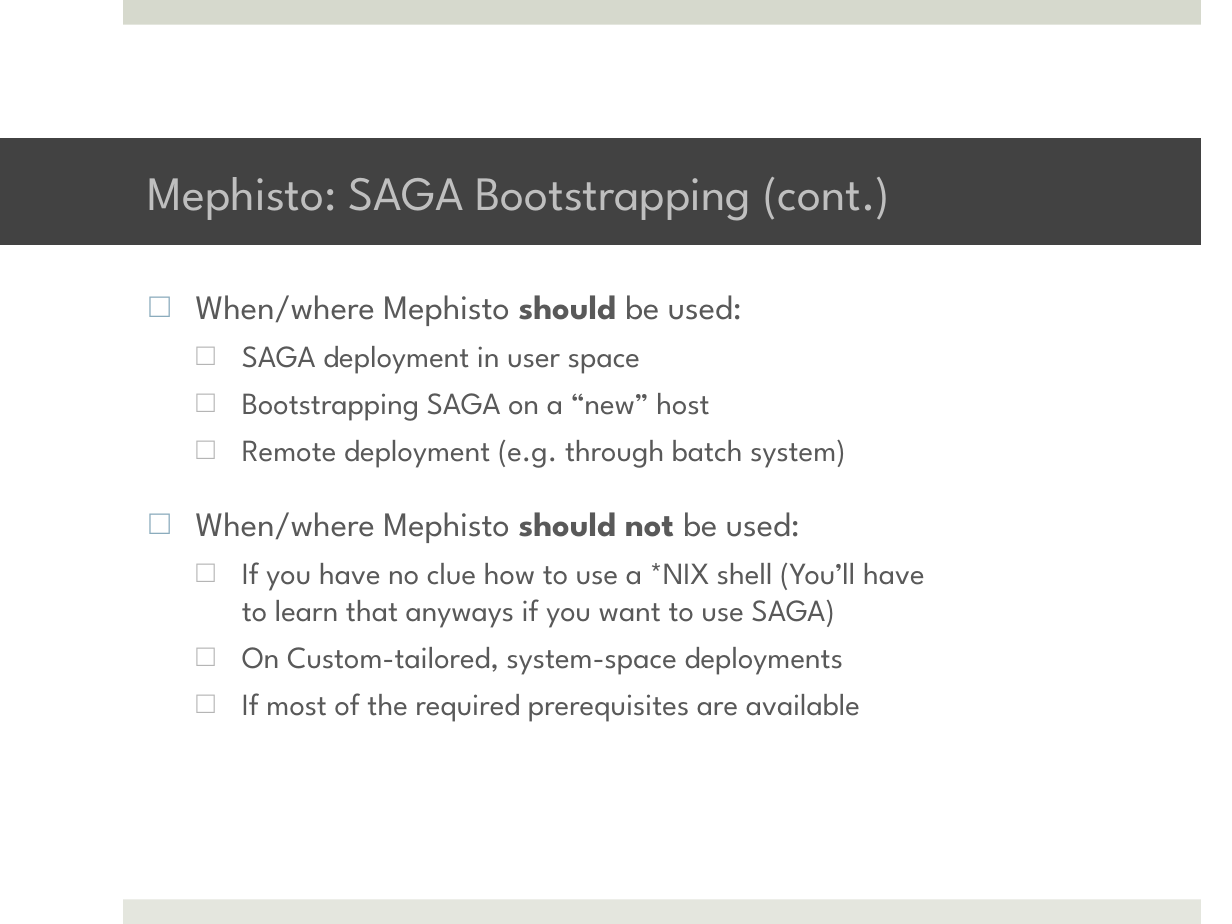
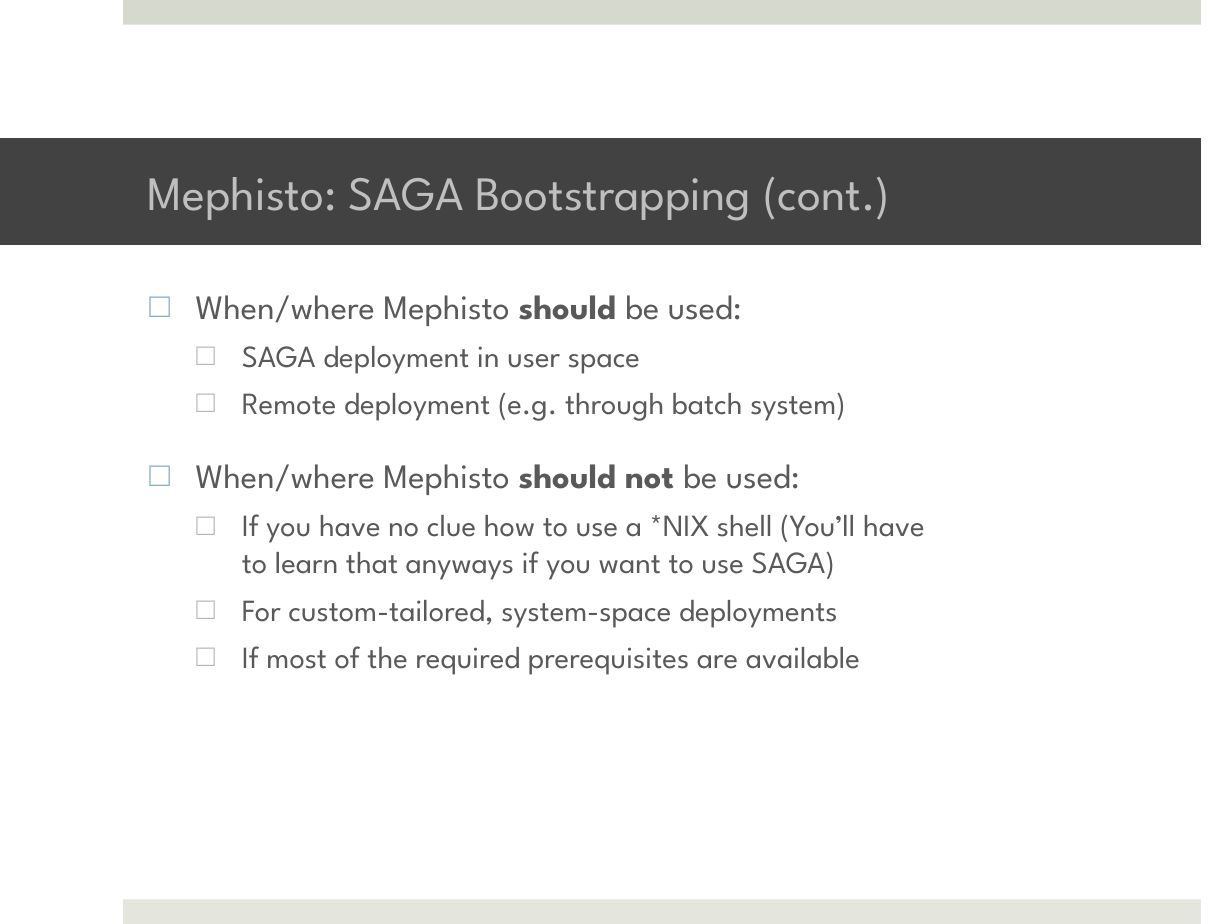
Before and after one commit to saga-project/saga-cpp-legacy-projects, a slide deck: slide 11 of tutorial/general_tutorial/Installation.pptx. Drawn at 1232x924 pixels with LibreOffice and Linux fonts; fonts in the diff are those of the drawing; background and template pictures are left out. Boxes give left, top, right and bottom in pixels: in the first picture for what was removed or moved away, otherwise in the second. Text is boxed around its words. In the diff, an @@ line names an element or a change of style, - is before the commit and + after.

```diff
--- a/tutorial/general_tutorial/Installation.pptx
+++ b/tutorial/general_tutorial/Installation.pptx
@@ text at (x1=242, y1=393, x2=709, y2=421): paragraph removed @@
-  □ Bootstrapping SAGA on a “new” host
@@ text at (x1=242, y1=600, x2=838, y2=628): text changed @@
-  □ On Custom-tailored, system-space deployments
+  □ For custom-tailored, system-space deployments
```
Also in this commit, not shown: 6 other slides changed.
